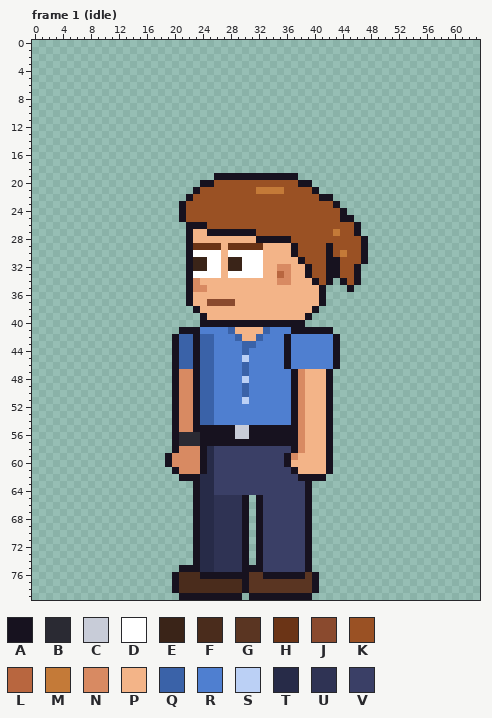
File history of a pixel-art file, sprites/custom/custom_intern_ponytail_left_anim.aseprite. The first picture shows the starting point.
64x80 pixels, 129 frames. Colours within 5 levels of each other are drawn and written as one. Shown: frame 1 (idle). The commit also changed other frames, which this record leaves out.
Visible layers, top first: "Arm Top", "Hair", "Face", "Watch", "Near Arm", "Collar", "Belt", "Shirt", "Body", "Back Arm", "Pants", "Shoes".
Palette (. is transparent): A #17121f  B #2a2a33  C #c8ccd8  D #ffffff  E #3a2418  F #4a2c1c  G #5a3522  H #6b3416  J #8a4a2e  K #9a5124  L #b8663f  M #c47a38  N #d88a62  P #f3b488  Q #3a62a8  R #4f7fd0  S #bbd0f5  T #272b48  U #2f3354  V #3a3f66
Pixels before, frame 1 (idle) (only the part around the change), first column x 22:
 9 ....................................
10 ....................................
11 ....................................
12 ....................................
13 ....................................
14 ....................................
15 ....................................
16 ....................................
17 ....................................
18 ....................................
19 ....AAAAAAAAAAAA....................
20 ..AAKKKKKKKKKKKKAA..................
21 .AKKKKKKKKMMMMKKKKA.................
22 AKKKKKKKKKKKKKKKKKKAA...............
23 KKKKKKKKKKKKKKKKKKKKKA..............
24 KKKKKKKKKKKKKKKKKKKKKKA.............
25 KKKKKKKKKKKKKKKKKKKKKKAA............
26 AAAKKKKKKKKKKKKKKKKKKKKKA...........
27 APPAAAAAAAKKKKKKKKKKKMKKA...........
28 APPPPPPPPPAAAAAKKKKKKKKKKA..........
29 AHHHHPHHHHHPPPPAKKKKAKKKKA..........
30 ADDDDPDDDDDPPPPAKKKKAKMKKA..........
31 AEEDDPEEDDDPPPPPAKKKAAKKKA..........
32 AEEDDPEEDDDPPNNPPAKKAAKKA...........
33 ADDDDPDDDDDPPLNPPAKKAAKKA...........
34 ANPPPPPPPPPPPNNPPPAKA.AKA...........
35 ANNPPPPPPPPPPPPPPPPA...A............
36 APPPPPPPPPPPPPPPPPPA................
37 APPJJJJPPPPPPPPPPPPA................
38 .APPPPPPPPPPPPPPPPA.................
39 ..APPPPPPPPPPPPPPA..................
40 ..AAAAAAAAAAAAAAA...................
41 AARRRRQPPPPQRRRAAAAAA...............
42 QAQQRRRQPPQRRRARRRRRRA..............
43 QAQQRRRRQQRRRRARRRRRRA..............
And afterwards:
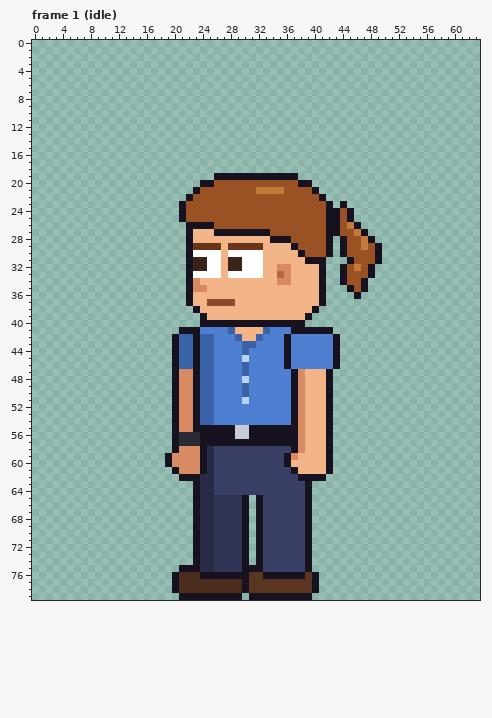
The exact change:
Changed rows in their new state; - is an unchanged pixel.
Frame 1 (idle), layer "Hair":
first column x 25:
22 -----------------.-------
23 -----------------A.A-----
24 -----------------AAKA----
25 -----------------AAK-----
26 A----------------AA-M----
27 P------AA--------AA--MA--
28 -------PP--------A.A--MA-
29 ------------------.A--MKA
30 ------------PA----.A--KKA
31 -------------PAAA...A-KKA
32 --------------PPA..A-MKA-
33 --------------PPA..A-KKA-
34 ---------------PA.---KA--
35 ---------------------KA--
36 ---------------------A---
Changed places in both pictures, as pixel boxes (x1, y1, x2, y2):
changed: (256, 194, 382, 299)
changed: (207, 222, 214, 236)
